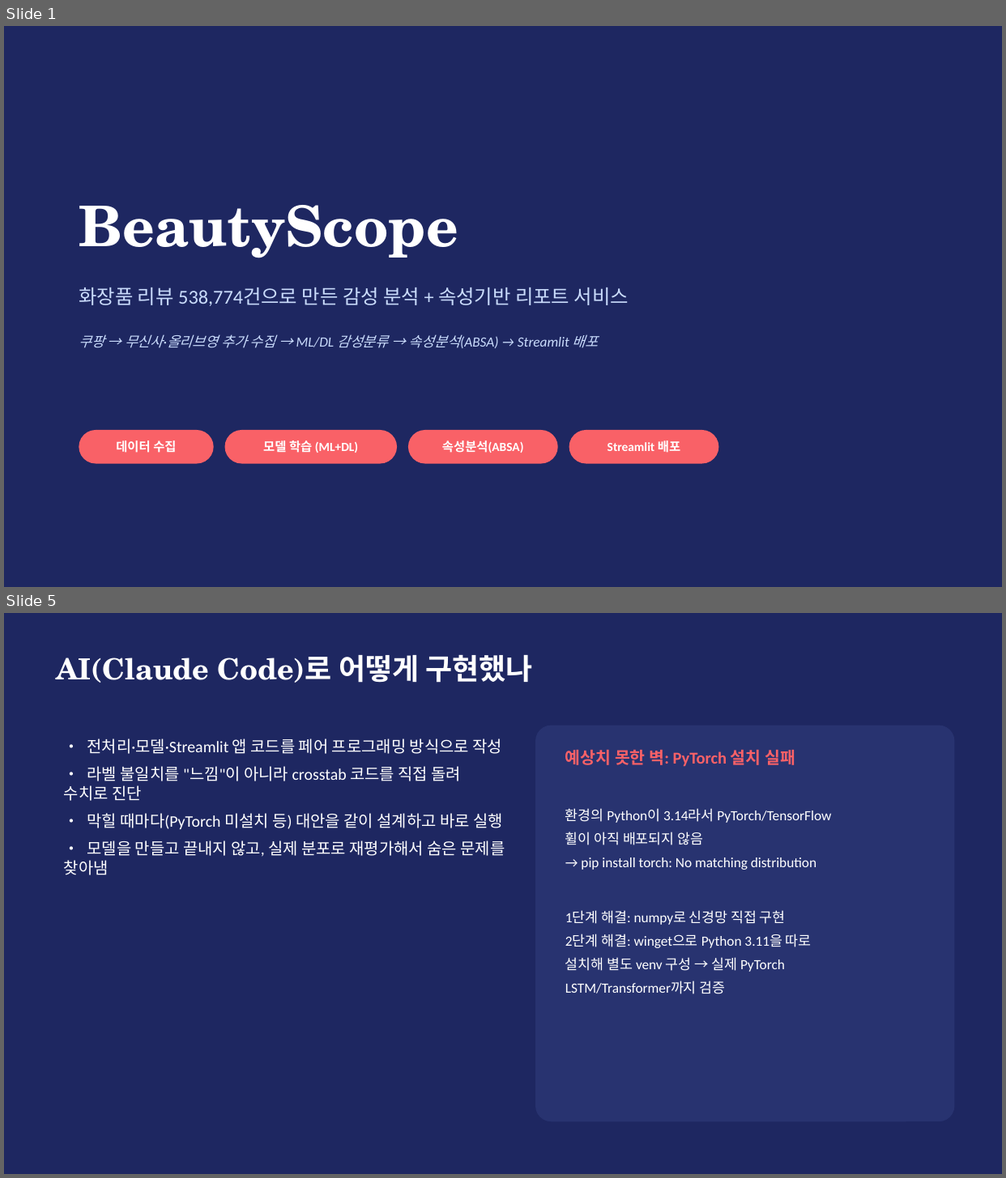
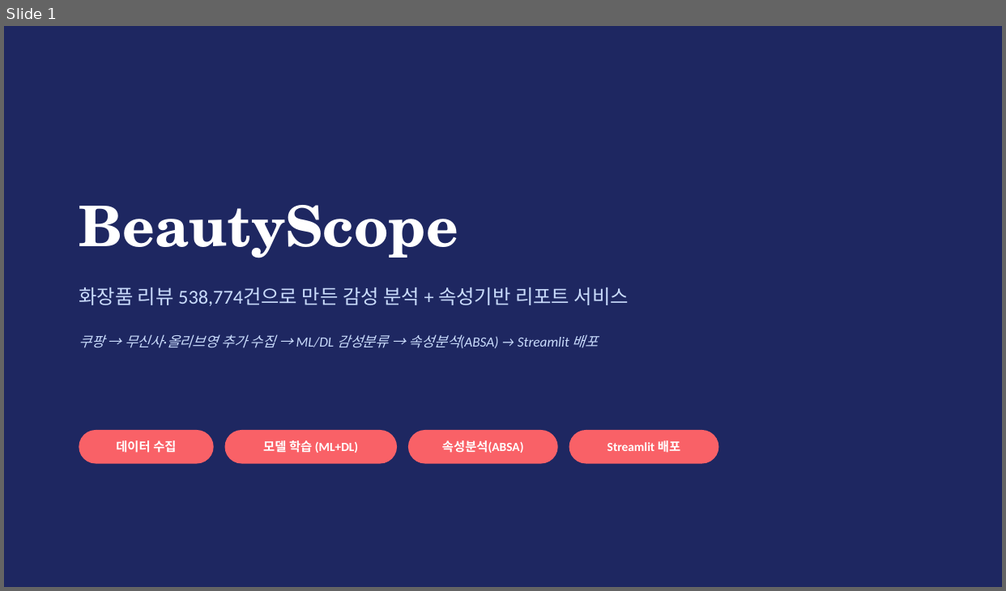
Before and after one commit to dong29482757-beep/shopping-review-crawler, a slide deck: BeautyScope_발표.pptx. Shown one above the other, each under a label of ours: slides 1 and 5 before the commit, slide 1 after it; the slides between them are not shown. The pictures are 1006x1178 and 1006x591 pixels, drawn with LibreOffice and Linux fonts; fonts in the diff are those of the drawing. Boxes give left, top, right and bottom in pixels: in the first picture for what was removed or moved away, otherwise in the second. Text is boxed around its words. In the diff, an @@ line names an element or a change of style, - is before the commit and + after.

```diff
--- a/BeautyScope_발표.pptx
+++ b/BeautyScope_발표.pptx
@@ slide 5 removed at [4,613,1002,1174], background #FFFFFF @@
@@ rectangle removed at [4,613,1002,1174] @@
@@ text removed at [57,654,532,683] @@
-AI(Claude Code)로 어떻게 구현했나
@@ rounded rectangle removed at [535,726,955,1122] @@
@@ text removed at [64,739,505,875] @@
-• 전처리·모델·Streamlit 앱 코드를 페어 프로그래밍 방식으로 작성
-• 라벨 불일치를 "느낌"이 아니라 crosstab 코드를 직접 돌려 수치로 진단
-• 막힐 때마다(PyTorch 미설치 등) 대안을 같이 설계하고 바로 실행
-• 모델을 만들고 끝내지 않고, 실제 분포로 재평가해서 숨은 문제를 찾아냄
@@ text removed at [565,750,795,767] @@
-예상치 못한 벽: PyTorch 설치 실패
@@ text removed at [565,808,831,995] @@
-환경의 Python이 3.14라서 PyTorch/TensorFlow
-휠이 아직 배포되지 않음
-→ pip install torch: No matching distribution
-1단계 해결: numpy로 신경망 직접 구현
-2단계 해결: winget으로 Python 3.11을 따로
-설치해 별도 venv 구성 → 실제 PyTorch
-LSTM/Transformer까지 검증
```
Also in this commit, not shown: 2 slides changed, 3 slides added, 8 other slides removed, 2 other files.
